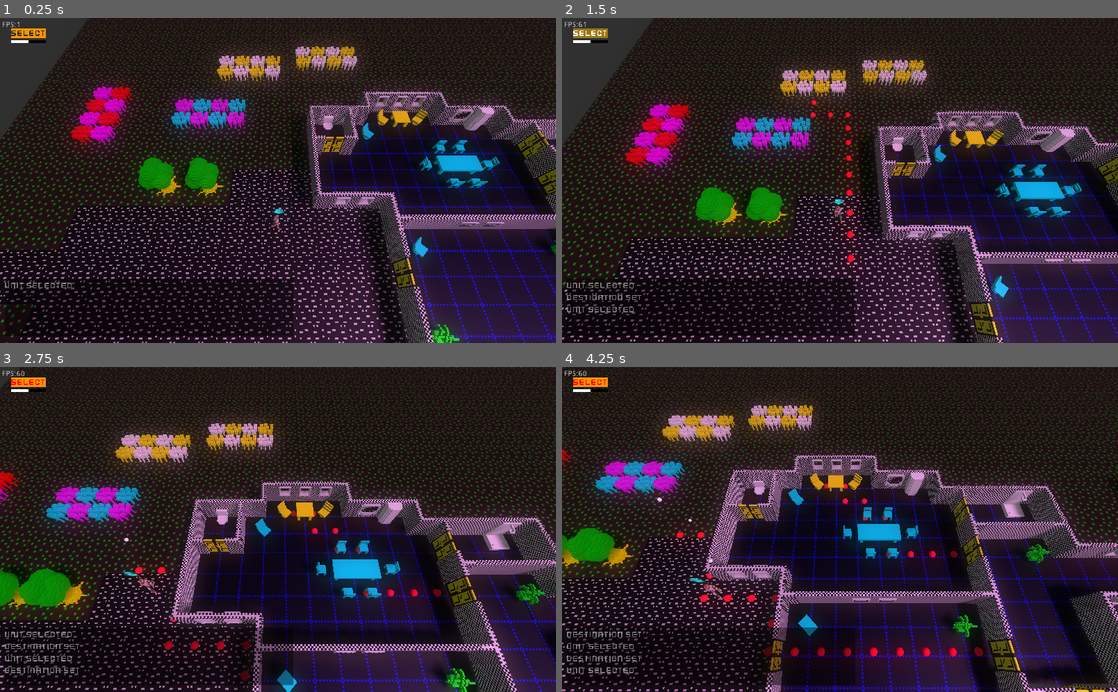
Above: before the commit, frames 1-4 (two rows, left to right).
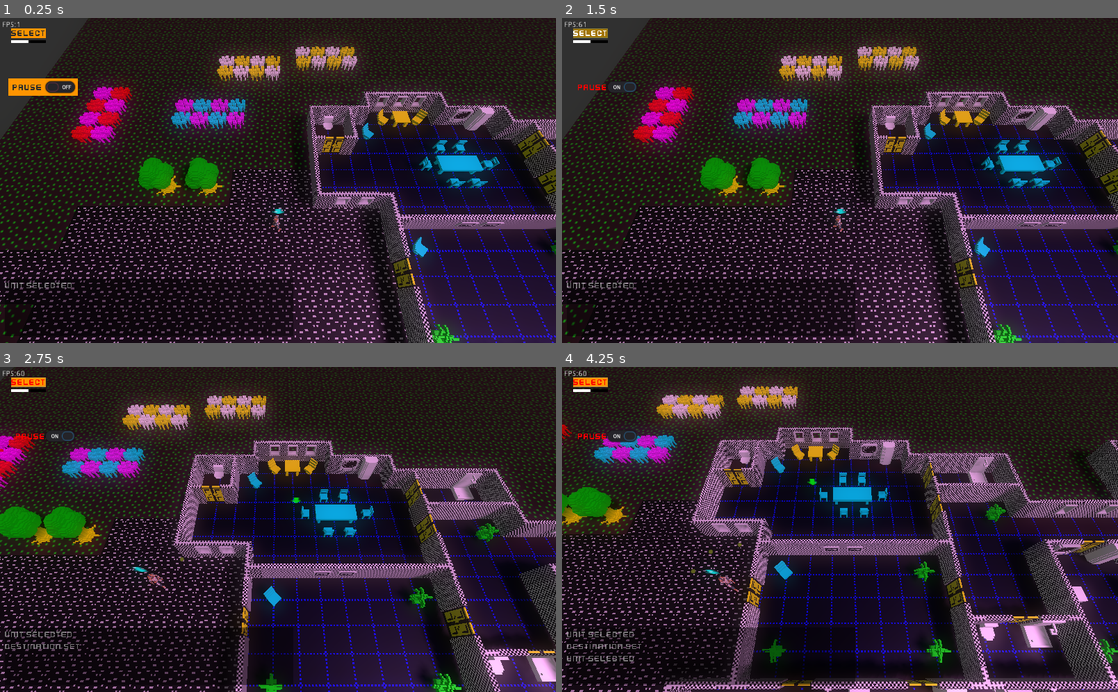
Above: after the commit, the same moments.

Repository: SteveSmith16384/LaserFodder
Game: Godot game, scene res://Main.tscn
Two runs of this game, one before a commit and one after it. Both use one fixed random seed, a clock stepped at 60 frames per second and the inputs below.
Inputs (mouse positions are in pixels of both pictures, inside the frame that each line leads up to):
- Up to frame 1 (0.25 s): no input
- Up to frame 2 (1.5 s): click (606, 86) at 0.5 s, where only the run after the commit has a clickable "Pause"; click "Select" at 1.25 s
- Up to frame 3 (2.75 s): tap Enter at 2 s; move the mouse to (400, 513) at 2.02 s; hold Right (ui_right) from 2.03 s (still down); tap G (grenade) at 2.1 s; click (400, 513) at 2.17 s
- Up to frame 4 (4.25 s): move the mouse to (728, 545) at 2.77 s; release Right (ui_right) at 2.78 s; hold Down (ui_down) 2.78-3.53 s; tap G (grenade) at 2.85, 3.8 s; move the mouse to (895, 458) at 3.52 s; hold Right (ui_right) from 3.53 s (still down); tap 1 (unit_1) at 3.6 s

The runs differ from the first frame. In frame 1, 0.5% of the frame differs, in the area x 1-72%, y 18-58%; in frame 2, 36%; in frame 3, 44%; in frame 4, 48%, in the area x 0-100%, y 0-100%.

Commit message:
Added destination arrow

Diff:
--- /dev/null
+++ b/src/3DArrow.tscn
@@ -0,0 +1,12 @@
+[gd_scene load_steps=2 format=2]
+
+[ext_resource path="res://Assets/sprites/white_arrow.png" type="Texture" id=1]
+
+[node name="SelectedArrow" type="Sprite3D"]
+transform = Transform( 1, 0, 0, 0, 1, 0, 0, 0, 1, 0, 3.04542, 0 )
+cast_shadow = 0
+opacity = 0.5
+pixel_size = 0.05
+billboard = 2
+double_sided = false
+texture = ExtResource( 1 )
--- a/src/EventBus.gd
+++ b/src/EventBus.gd
@@ -1,7 +1,7 @@
 extends Node
 
-signal player_selected
-signal enemy_selected
+#signal player_selected
+#signal enemy_selected
 
 func player_selected(_player:Spatial):
 	#emit_signal("player_selected", player)
--- /dev/null
+++ b/src/Explosion.gd
@@ -0,0 +1,14 @@
+extends Spatial
+
+var audio_node : AudioStreamPlayer3D
+
+func _ready():
+	audio_node = get_node("AudioStreamPlayer")
+	if audio_node != null:
+		audio_node.play()
+	pass
+
+
+func _on_Timer_timeout():
+	queue_free()
+	pass
--- /dev/null
+++ b/src/Explosion.tscn
@@ -0,0 +1,30 @@
+[gd_scene load_steps=3 format=2]
+
+[ext_resource path="res://Explosion.gd" type="Script" id=1]
+[ext_resource path="res://Resources/JetParticles.tres" type="CubeMesh" id=3]
+
+[node name="BigExplosion" type="Spatial"]
+script = ExtResource( 1 )
+
+[node name="CPUParticles" type="CPUParticles" parent="."]
+cast_shadow = 0
+amount = 148
+lifetime = 4.0
+explosiveness = 1.0
+mesh = ExtResource( 3 )
+direction = Vector3( 1, 1, 1 )
+spread = 180.0
+gravity = Vector3( 0, -2, 0 )
+initial_velocity = 10.0
+initial_velocity_random = 0.2
+
+[node name="Timer" type="Timer" parent="."]
+wait_time = 4.0
+one_shot = true
+autostart = true
+
+[node name="AudioStreamPlayer" type="AudioStreamPlayer3D" parent="."]
+unit_db = 1.0
+unit_size = 10.0
+
+[connection signal="timeout" from="Timer" to="." method="_on_Timer_timeout"]
--- a/src/GameScene.gd
+++ b/src/GameScene.gd
@@ -16,12 +16,13 @@
 		_create_player(start_position.global_translation)
 		break # todo - remove
 
-	EventBus.connect("player_selected", self, "_on_player_selected")
-	EventBus.connect("enemy_selected", self, "_on_enemy_selected")
+#	EventBus.connect("player_selected", self, "_on_player_selected")
+#	EventBus.connect("enemy_selected", self, "_on_enemy_selected")
 
 	var players = get_tree().get_nodes_in_group("player")
 	_on_player_selected(players[0])
 	pass
+
 
 func _process(_delta):
 	if Input.is_action_just_pressed("unit_1"):
--- a/src/Globals.gd
+++ b/src/Globals.gd
@@ -4,7 +4,7 @@
 const RELEASE_MODE = false
 
 const SHOW_FPS = true and !RELEASE_MODE
-const SHOW_ASTAR_ROUTE = true and !RELEASE_MODE
+const SHOW_ASTAR_ROUTE = false and !RELEASE_MODE
 
 var astar: AStar
 var rnd : RandomNumberGenerator
--- a/src/Grenade.gd
+++ b/src/Grenade.gd
@@ -1,15 +1 @@
 extends RigidBody
-
-var applied = false
-
-
-func _ready():
-	#apply_central_impulse(Vector3(0, 120, 0))
-	pass
-
-
-func _physics_process(delta):
-	if applied == false:
-		#apply_central_impulse(Vector3(0, 120, 0))
-		applied = true
-	pass
--- a/src/Grenade.tscn
+++ b/src/Grenade.tscn
@@ -1,17 +1,26 @@
-[gd_scene load_steps=4 format=2]
+[gd_scene load_steps=6 format=2]
 
 [ext_resource path="res://Grenade.gd" type="Script" id=1]
 
+[sub_resource type="PhysicsMaterial" id=4]
+rough = true
+bounce = 0.3
+
 [sub_resource type="SphereShape" id=1]
-radius = 0.1
+radius = 0.15
 
 [sub_resource type="SphereMesh" id=2]
-radius = 0.1
-height = 0.2
+radius = 0.15
+height = 0.3
 radial_segments = 8
 rings = 8
 
+[sub_resource type="SpatialMaterial" id=3]
+albedo_color = Color( 0.305882, 0.482353, 0, 1 )
+
 [node name="Grenade" type="RigidBody"]
+mass = 2.04082
+physics_material_override = SubResource( 4 )
 script = ExtResource( 1 )
 
 [node name="CollisionShape" type="CollisionShape" parent="."]
@@ -19,3 +28,4 @@
 
 [node name="MeshInstance" type="MeshInstance" parent="."]
 mesh = SubResource( 2 )
+material/0 = SubResource( 3 )
--- a/src/PlayerUnit.gd
+++ b/src/PlayerUnit.gd
@@ -76,10 +76,15 @@
 
 
 func throw_grenade(dest:Vector3):
+	var offset:Vector3 = dest - self.global_translation
+	offset.y = 0
+	offset = offset.normalized()
 	var g:RigidBody = grenade_class.instance()
-	g.apply_central_impulse(Vector3(0, 12, 0))
-	g.translation = self.translation
-	g.translation.x += 2
+	var force = offset * 8
+	force.y = 3
+	g.apply_central_impulse(force)
+	g.translation = self.global_translation + offset
+	g.translation.y += 1
 	self.get_parent().add_child(g)
 	pass
 
--- a/src/PlayerUnit.tscn
+++ b/src/PlayerUnit.tscn
@@ -9,7 +9,7 @@
 [ext_resource path="res://BloodSplatter.tscn" type="PackedScene" id=7]
 [ext_resource path="res://components/CanShoot.tscn" type="PackedScene" id=8]
 [ext_resource path="res://components/CanCarry.tscn" type="PackedScene" id=9]
-[ext_resource path="res://Assets/sprites/sf_arrow.png" type="Texture" id=10]
+[ext_resource path="res://3DArrow.tscn" type="PackedScene" id=10]
 [ext_resource path="res://Assets/Fonts/kenvector_future_thin.ttf" type="DynamicFontData" id=11]
 [ext_resource path="res://components/CanMove.tscn" type="PackedScene" id=12]
 [ext_resource path="res://components/IsPlayer.tscn" type="PackedScene" id=13]
@@ -58,15 +58,8 @@
 
 [node name="CanCarry" parent="." instance=ExtResource( 9 )]
 
-[node name="SelectedArrow" type="Sprite3D" parent="."]
-transform = Transform( 1, 0, 0, 0, 1, 0, 0, 0, 1, 0, 3.04542, 0 )
-visible = false
-cast_shadow = 0
-opacity = 0.5
-pixel_size = 0.05
-billboard = 2
-double_sided = false
-texture = ExtResource( 10 )
+[node name="SelectedArrow" parent="." instance=ExtResource( 10 )]
+modulate = Color( 0, 1, 1, 1 )
 
 [node name="Label3D" type="Label3D" parent="."]
 transform = Transform( 1, 0, 0, 0, 1, 0, 0, 0, 1, -0.128136, 2.22635, 0 )
--- /dev/null
+++ b/src/Resources/JetParticles.tres
@@ -0,0 +1,18 @@
+[gd_resource type="CubeMesh" load_steps=2 format=2]
+
+[sub_resource type="SpatialMaterial" id=1]
+flags_transparent = true
+flags_vertex_lighting = true
+flags_do_not_receive_shadows = true
+albedo_color = Color( 1, 0.843137, 0, 0.0862745 )
+metallic = 1.0
+roughness = 0.0
+emission_enabled = true
+emission = Color( 1, 1, 0, 1 )
+emission_energy = 16.0
+emission_operator = 0
+emission_on_uv2 = false
+
+[resource]
+material = SubResource( 1 )
+size = Vector3( 0.1, 0.1, 0.1 )
--- a/src/UI/GameUI.tscn
+++ b/src/UI/GameUI.tscn
@@ -20,11 +20,10 @@
 margin_bottom = 152.0
 theme = ExtResource( 2 )
 
-[node name="SelectAllButton" type="Button" parent="Commands"]
-visible = false
-margin_right = 101.0
-margin_bottom = 18.0
-text = "Select All"
+[node name="CheckButton" type="CheckButton" parent="Commands"]
+margin_right = 129.0
+margin_bottom = 32.0
+text = "  Pause"
 
 [node name="Log" type="TextEdit" parent="."]
 margin_left = 9.0
@@ -40,5 +39,3 @@
 Hello!"
 readonly = true
 script = ExtResource( 1 )
-
-[connection signal="pressed" from="Commands/SelectAllButton" to="." method="_on_SelectAllButton_pressed"]
--- a/src/components/CanMove.gd
+++ b/src/components/CanMove.gd
@@ -2,6 +2,7 @@
 extends Spatial
 
 const debuggingsphere_class = preload("res://DebuggingSphere.tscn")
+const destarrow_class = preload("res://3DArrow.tscn")
 
 enum Mode {WALK, GUARD}
 
@@ -14,6 +15,15 @@
 var route_ids # todo - remove
 var route_index = 0
 var pause_for : float = 0
+var dest_arrow: Spatial
+
+func _ready():
+	dest_arrow = destarrow_class.instance()
+	dest_arrow.visible = false
+	dest_arrow.modulate = Color.green
+	get_parent().get_parent().call_deferred("add_child", dest_arrow)
+	pass
+
 
 static func set_destination(player:Spatial, can_move, pos: Vector3):
 	pos.y = 0
@@ -30,6 +40,9 @@
 			can_move.route_index = 1 # First point is sometimes in the wrong direction
 
 		can_move.has_destination = true
+		can_move.dest_arrow.visible = true
+		can_move.dest_arrow.translation = pos
+		can_move.dest_arrow.translation.y = 2
 
 		if Globals.SHOW_ASTAR_ROUTE:
 			for t in Globals.to_remove:
@@ -43,7 +56,7 @@
 				Globals.to_remove.push_back(debug)
 	else:
 		can_move.has_destination = false
-
+		can_move.dest_arrow.visible = false
 #	if clear_target:
 #		can_shoot.current_target = null # Otherwise they won't move until they've killed the target
 	pass
--- a/src/systems/PlayerAISystem.gd
+++ b/src/systems/PlayerAISystem.gd
@@ -126,6 +126,6 @@
 
 func _stop_walking(player, can_move):
 	can_move.has_destination = false
-	#emit_signal("reached_destination")
+	can_move.dest_arrow.visible = false
 	player.idle_anim()
 	pass
Binary file removed: src/Assets/sprites/sf_arrow.png
Binary file added: src/Assets/sprites/white_arrow.png
Not shown, changed: src/Assets/sprites/white_arrow.png.import
Not shown, added: docs/laser_fodder1.png
